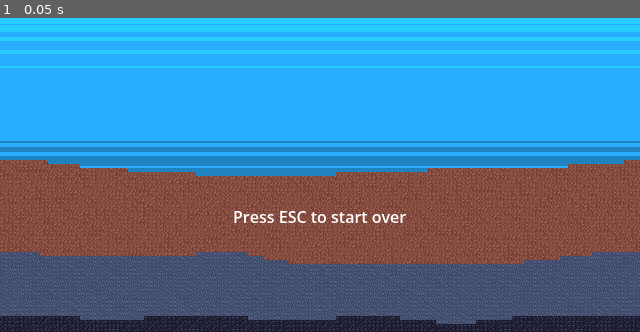
Above: before the commit, frame 1.
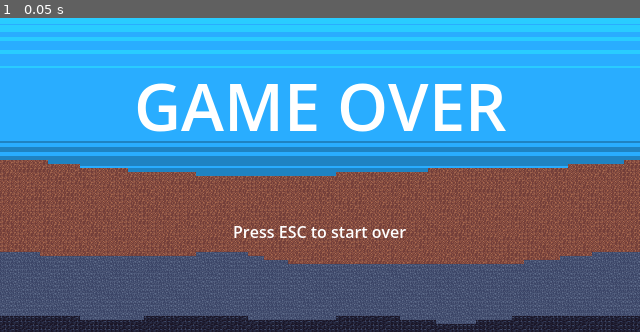
Above: after the commit, the same moment.

Repository: hunttis/ld-60
Game: Godot game, scene res://assets/scenes/game_over.tscn
The game is run twice, just before and just after one commit, with the same random seed, the same clock (stepped at 60 frames per second) and the same inputs. This scene is started directly instead of the project's main scene.
Inputs:
- Up to frame 1 (0.05 s): no input

The runs differ from the first frame. In frame 1, 4.5% of the frame differs, in the area x 21-80%, y 20-71%.

Commit message:
Add game over text to end scene

Diff:
--- a/assets/scenes/game_over.tscn
+++ b/assets/scenes/game_over.tscn
@@ -8,10 +8,20 @@
 
 [node name="Terrain" parent="." unique_id=397394120 instance=ExtResource("3_dlx6s")]
 
+[node name="GameOverLabel" type="Label" parent="." unique_id=819760057]
+offset_top = 84.0
+offset_right = 640.0
+offset_bottom = 184.0
+size_flags_horizontal = 4
+theme_override_font_sizes/font_size = 65
+text = "GAME OVER"
+horizontal_alignment = 1
+vertical_alignment = 1
+
 [node name="BackToMenuLabel" type="Label" parent="." unique_id=1245562851]
-offset_top = 220.0
+offset_top = 235.0
 offset_right = 640.0
-offset_bottom = 270.0
+offset_bottom = 285.0
 size_flags_horizontal = 4
 text = "Press ESC to start over"
 horizontal_alignment = 1
